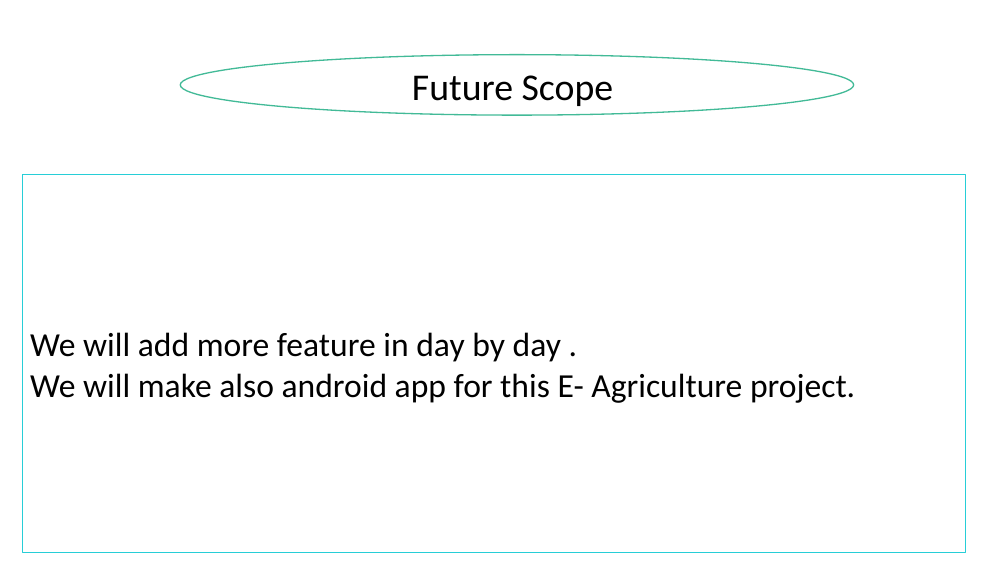
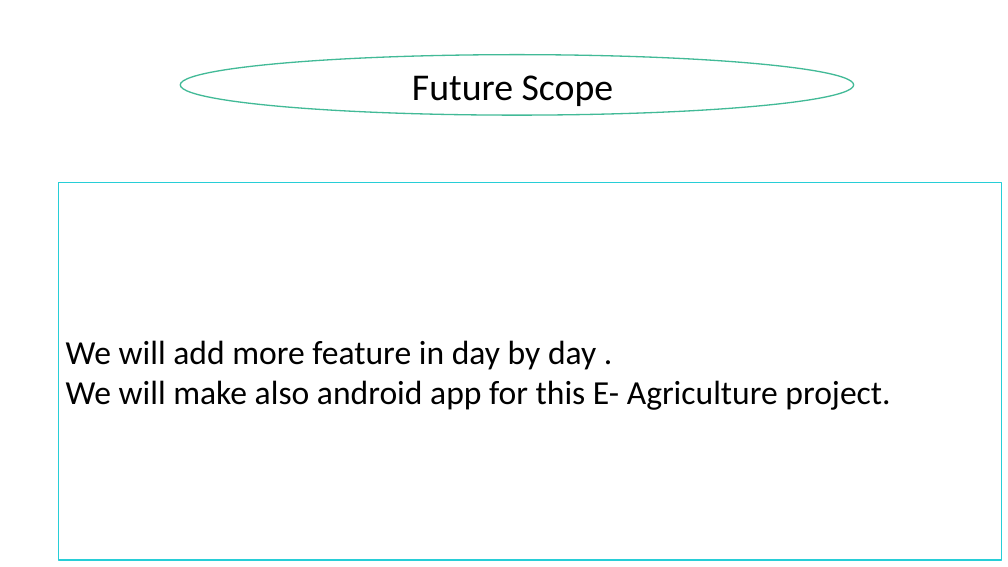
Before and after one commit to Zulkarnine43/blog, a slide deck: slide 21 of software prsentations2.pptx. Drawn at 1008x567 pixels with LibreOffice and Linux fonts; fonts in the diff are those of the drawing. Boxes give left, top, right and bottom in pixels: in the first picture for what was removed or moved away, otherwise in the second. Text is boxed around its words. In the diff, an @@ line names an element or a change of style, - is before the commit and + after.

```diff
--- a/software prsentations2.pptx
+++ b/software prsentations2.pptx
@@ rectangle "We will add more feature ...": place and size @@
-rectangle "We will add more feature ..." at <box>23,175,966,553</box>
+rectangle "We will add more feature ..." at <box>58,182,1001,560</box>
```
Also in this commit, not shown: 2 other slides changed, 13 other files.
